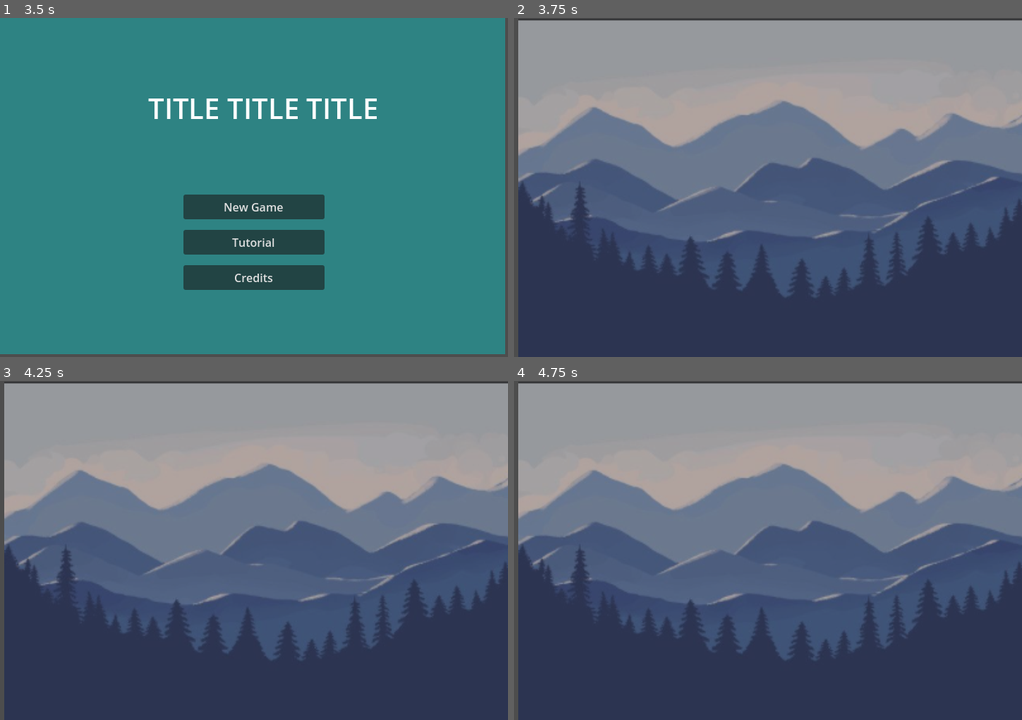
Above: before the commit, frames 1-4 (two rows, left to right).
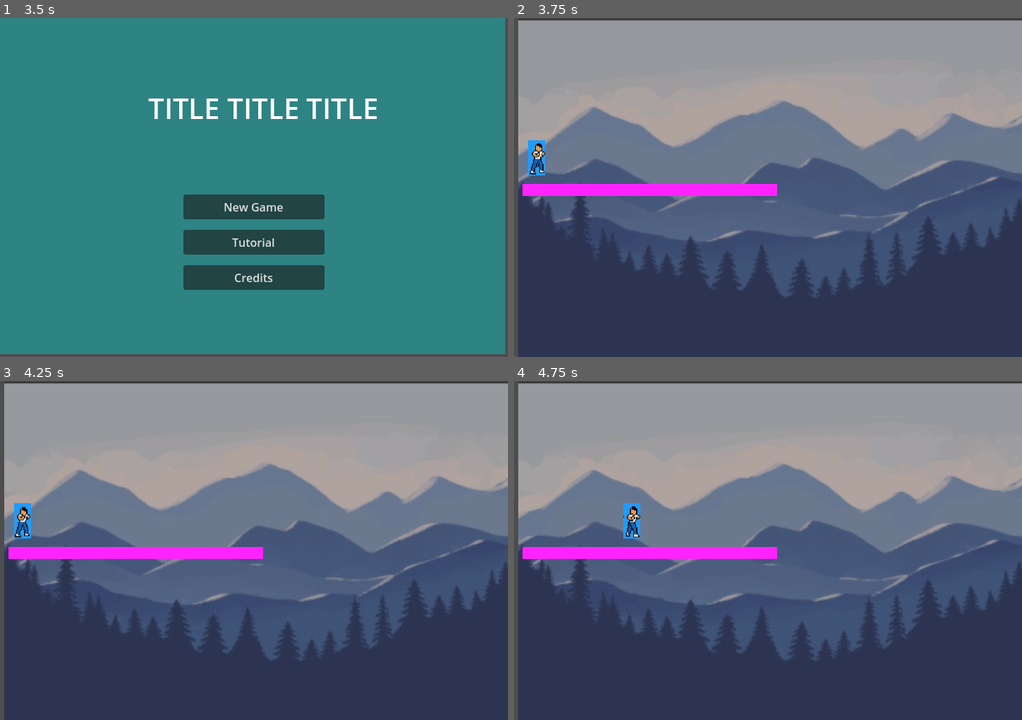
Above: after the commit, the same moments.

Repository: Mad2F/GameJam_2025
Game: Godot game, scene res://MainMenu/MainMenu.tscn
Two runs of this game, one before a commit and one after it. Both use one fixed random seed, a clock stepped at 60 frames per second and the inputs below.
Inputs:
- Up to frame 1 (3.5 s): click "Credits" at 0.5 s; click "OK" at 1.25 s; click "Tutorial" at 2 s; click "OK" at 2.75 s
- Up to frame 2 (3.75 s): click "New Game" at 3.5 s
- Up to frame 3 (4.25 s): no input
- Up to frame 4 (4.75 s): tap Enter (enter) at 4.25 s; hold Right (move_right) from 4.28 s (still down); tap C (climb, bound only after the commit) at 4.35 s; tap Space (move_jump) at 4.52, 4.55 s

Frame 1 is identical in both runs. In frame 2, 2.1% of the frame differs, in the area x 1-52%, y 36-53%; in frame 3, 2.1%; in frame 4, 2.1%.

Commit message:
player version 0

Diff:
--- a/Game/Background.tscn
+++ b/Game/Background.tscn
@@ -1,7 +1,11 @@
-[gd_scene load_steps=3 format=3 uid="uid://ulb44haa5t7t"]
+[gd_scene load_steps=5 format=3 uid="uid://ulb44haa5t7t"]
 
 [ext_resource type="Script" uid="uid://qi17vfaou4vf" path="res://Game/src/background.gd" id="1_fyu2n"]
 [ext_resource type="Texture2D" uid="uid://q4m4u58bwrs4" path="res://Game/resources/Capture d’écran 2025-03-18 à 14.28.18.png" id="2_xwwo7"]
+[ext_resource type="PackedScene" uid="uid://dgk3j14qj66fo" path="res://Game/player.tscn" id="3_7upop"]
+
+[sub_resource type="RectangleShape2D" id="RectangleShape2D_7upop"]
+size = Vector2(361, 17)
 
 [node name="Background" type="Node2D"]
 script = ExtResource("1_fyu2n")
@@ -21,3 +25,18 @@
 position = Vector2i(320, 190)
 size = Vector2i(112, 100)
 dialog_text = "Game Over !"
+
+[node name="Player" parent="." instance=ExtResource("3_7upop")]
+
+[node name="test_floor" type="StaticBody2D" parent="."]
+
+[node name="ColorRect" type="ColorRect" parent="test_floor"]
+offset_left = 12.0
+offset_top = 235.0
+offset_right = 373.0
+offset_bottom = 252.0
+color = Color(1, 0.137255, 1, 1)
+
+[node name="CollisionShape2D" type="CollisionShape2D" parent="test_floor"]
+position = Vector2(192.5, 243.5)
+shape = SubResource("RectangleShape2D_7upop")
--- /dev/null
+++ b/Game/player.gd
@@ -0,0 +1,60 @@
+extends CharacterBody2D
+
+# Animation Player child node
+@onready var animation = get_node("Animation")
+
+# Properties
+var animation_to_play := "Idle"
+
+var GRAVITY = ProjectSettings.get_setting("physics/2d/default_gravity")
+const SPEED = 300.0
+const JUMP_VELOCITY = -1000.0
+
+var isOnRope = false
+
+# Start front idle animation on load
+func _ready():
+	animation.stop()
+	animation.play("Idle")
+
+
+func _physics_process(delta):
+	var movement = "Idle"
+	velocity = Vector2.ZERO
+	var falling = false
+
+	if not is_on_floor() and not isOnRope:
+		velocity.y += GRAVITY
+		falling = true
+
+	# Handle Jump.
+	if Input.is_action_just_pressed("move_jump") and is_on_floor():
+		velocity.y = move_toward(JUMP_VELOCITY, 0, SPEED)
+
+	# Get the input direction and handle the movement/deceleration.
+	# As good practice, you should replace UI actions with custom gameplay actions.
+	var direction = Input.get_axis("move_left", "move_right")
+	if direction:
+		velocity.x = direction * SPEED
+		movement = "Walk"
+	else:
+		velocity.x = move_toward(velocity.x, 0, SPEED)
+
+	var updown = Input.get_axis("ui_up", "ui_down")
+	if not isOnRope and Input.is_action_just_pressed("climb"):
+		isOnRope = true
+	if isOnRope and Input.is_action_just_pressed("climb"):
+		isOnRope = false
+	if isOnRope:
+		if updown:
+			velocity.y = updown * SPEED
+			movement = "Climb"
+
+
+	# All movement animations named appropriately, eg "Left_Idle" or "Back_Walk"
+	if movement == "Walk":
+		animation.flip_h = (velocity.x < 0)
+	animation.play(movement)
+
+	# Move character, slide at collision
+	move_and_slide()
--- /dev/null
+++ b/Game/player.tscn
@@ -0,0 +1,154 @@
+[gd_scene load_steps=23 format=3 uid="uid://dgk3j14qj66fo"]
+
+[ext_resource type="Script" uid="uid://c6ly5svc3dstr" path="res://Game/player.gd" id="1_h4tjw"]
+[ext_resource type="Texture2D" uid="uid://crpmaa636055e" path="res://Game/resources/sprites_player/climb.JPG" id="2_0c3g1"]
+[ext_resource type="Texture2D" uid="uid://dhhb7qw4a875k" path="res://Game/resources/sprites_player/idle.JPG" id="3_c5leg"]
+[ext_resource type="Texture2D" uid="uid://cnrbdgc8kxrro" path="res://Game/resources/sprites_player/jump.jpg" id="4_c5leg"]
+[ext_resource type="Texture2D" uid="uid://dn6ssdj6ylmgr" path="res://Game/resources/sprites_player/walk.JPG" id="4_oyrjc"]
+
+[sub_resource type="RectangleShape2D" id="RectangleShape2D_5gpxt"]
+size = Vector2(44, 53)
+
+[sub_resource type="AtlasTexture" id="AtlasTexture_ltdye"]
+atlas = ExtResource("2_0c3g1")
+region = Rect2(2, 0, 24, 48)
+
+[sub_resource type="AtlasTexture" id="AtlasTexture_wxy0c"]
+atlas = ExtResource("2_0c3g1")
+region = Rect2(26, 0, 24, 48)
+
+[sub_resource type="AtlasTexture" id="AtlasTexture_oah4x"]
+atlas = ExtResource("2_0c3g1")
+region = Rect2(50, 0, 24, 48)
+
+[sub_resource type="AtlasTexture" id="AtlasTexture_oyn4x"]
+atlas = ExtResource("2_0c3g1")
+region = Rect2(74, 0, 24, 48)
+
+[sub_resource type="AtlasTexture" id="AtlasTexture_55vsq"]
+atlas = ExtResource("3_c5leg")
+region = Rect2(1, 0, 24, 50)
+
+[sub_resource type="AtlasTexture" id="AtlasTexture_uan04"]
+atlas = ExtResource("3_c5leg")
+region = Rect2(25, 0, 24, 50)
+
+[sub_resource type="AtlasTexture" id="AtlasTexture_i0ihy"]
+atlas = ExtResource("3_c5leg")
+region = Rect2(49, 0, 24, 50)
+
+[sub_resource type="AtlasTexture" id="AtlasTexture_dgdgw"]
+atlas = ExtResource("3_c5leg")
+region = Rect2(73, 0, 24, 50)
+
+[sub_resource type="AtlasTexture" id="AtlasTexture_oyrjc"]
+atlas = ExtResource("4_c5leg")
+region = Rect2(0, 0, 26, 58)
+
+[sub_resource type="AtlasTexture" id="AtlasTexture_x5yi1"]
+atlas = ExtResource("4_c5leg")
+region = Rect2(35, 0, 26, 58)
+
+[sub_resource type="AtlasTexture" id="AtlasTexture_rhdce"]
+atlas = ExtResource("4_c5leg")
+region = Rect2(105, 0, 26, 58)
+
+[sub_resource type="AtlasTexture" id="AtlasTexture_x8ega"]
+atlas = ExtResource("4_oyrjc")
+region = Rect2(0, 0, 24, 50)
+
+[sub_resource type="AtlasTexture" id="AtlasTexture_c8p8j"]
+atlas = ExtResource("4_oyrjc")
+region = Rect2(24, 0, 24, 50)
+
+[sub_resource type="AtlasTexture" id="AtlasTexture_fue66"]
+atlas = ExtResource("4_oyrjc")
+region = Rect2(48, 0, 24, 50)
+
+[sub_resource type="AtlasTexture" id="AtlasTexture_f73ik"]
+atlas = ExtResource("4_oyrjc")
+region = Rect2(72, 0, 24, 50)
+
+[sub_resource type="SpriteFrames" id="SpriteFrames_5gpxt"]
+animations = [{
+"frames": [{
+"duration": 1.0,
+"texture": SubResource("AtlasTexture_ltdye")
+}, {
+"duration": 1.0,
+"texture": SubResource("AtlasTexture_wxy0c")
+}, {
+"duration": 1.0,
+"texture": SubResource("AtlasTexture_oah4x")
+}, {
+"duration": 1.0,
+"texture": SubResource("AtlasTexture_oyn4x")
+}],
+"loop": true,
+"name": &"Climb",
+"speed": 15.0
+}, {
+"frames": [{
+"duration": 1.0,
+"texture": SubResource("AtlasTexture_55vsq")
+}, {
+"duration": 1.0,
+"texture": SubResource("AtlasTexture_uan04")
+}, {
+"duration": 1.0,
+"texture": SubResource("AtlasTexture_i0ihy")
+}, {
+"duration": 1.0,
+"texture": SubResource("AtlasTexture_dgdgw")
+}],
+"loop": true,
+"name": &"Idle",
+"speed": 5.0
+}, {
+"frames": [{
+"duration": 1.0,
+"texture": SubResource("AtlasTexture_oyrjc")
+}, {
+"duration": 1.0,
+"texture": SubResource("AtlasTexture_x5yi1")
+}, {
+"duration": 1.0,
+"texture": SubResource("AtlasTexture_x5yi1")
+}, {
+"duration": 1.0,
+"texture": SubResource("AtlasTexture_rhdce")
+}],
+"loop": true,
+"name": &"Jump",
+"speed": 5.0
+}, {
+"frames": [{
+"duration": 1.0,
+"texture": SubResource("AtlasTexture_x8ega")
+}, {
+"duration": 1.0,
+"texture": SubResource("AtlasTexture_c8p8j")
+}, {
+"duration": 1.0,
+"texture": SubResource("AtlasTexture_fue66")
+}, {
+"duration": 1.0,
+"texture": SubResource("AtlasTexture_f73ik")
+}],
+"loop": true,
+"name": &"Walk",
+"speed": 15.0
+}]
+
+[node name="Player" type="CharacterBody2D"]
+script = ExtResource("1_h4tjw")
+
+[node name="CollisionShape2D" type="CollisionShape2D" parent="."]
+position = Vector2(31, 57)
+shape = SubResource("RectangleShape2D_5gpxt")
+
+[node name="Animation" type="AnimatedSprite2D" parent="."]
+position = Vector2(32, 47)
+sprite_frames = SubResource("SpriteFrames_5gpxt")
+animation = &"Jump"
+frame_progress = 0.808069
--- a/project.godot
+++ b/project.godot
@@ -48,3 +48,12 @@
 "events": [Object(InputEventKey,"resource_local_to_scene":false,"resource_name":"","device":0,"window_id":0,"alt_presse …(189 unchanged characters)…
 ]
 }
+climb={
+"deadzone": 0.2,
+"events": [Object(InputEventKey,"resource_local_to_scene":false,"resource_name":"","device":-1,"window_id":0,"alt_pressed":false,"shift_pressed":false,"ctrl_pressed":false,"meta_pressed":false,"pressed":false,"keycode":0,"physical_keycode":67,"key_label":0,"unicode":99,"location":0,"echo":false,"script":null)
+]
+}
+
+[input_devices]
+
+sensors/enable_gravity=true
Not shown, added: Game/player.gd.uid
Binary file added: Game/resources/sprites_player/climb.JPG
Binary file added: Game/resources/sprites_player/idle.JPG
Binary file added: Game/resources/sprites_player/jump.jpg
Binary file added: Game/resources/sprites_player/walk.JPG
Not shown, changed: .gitignore
